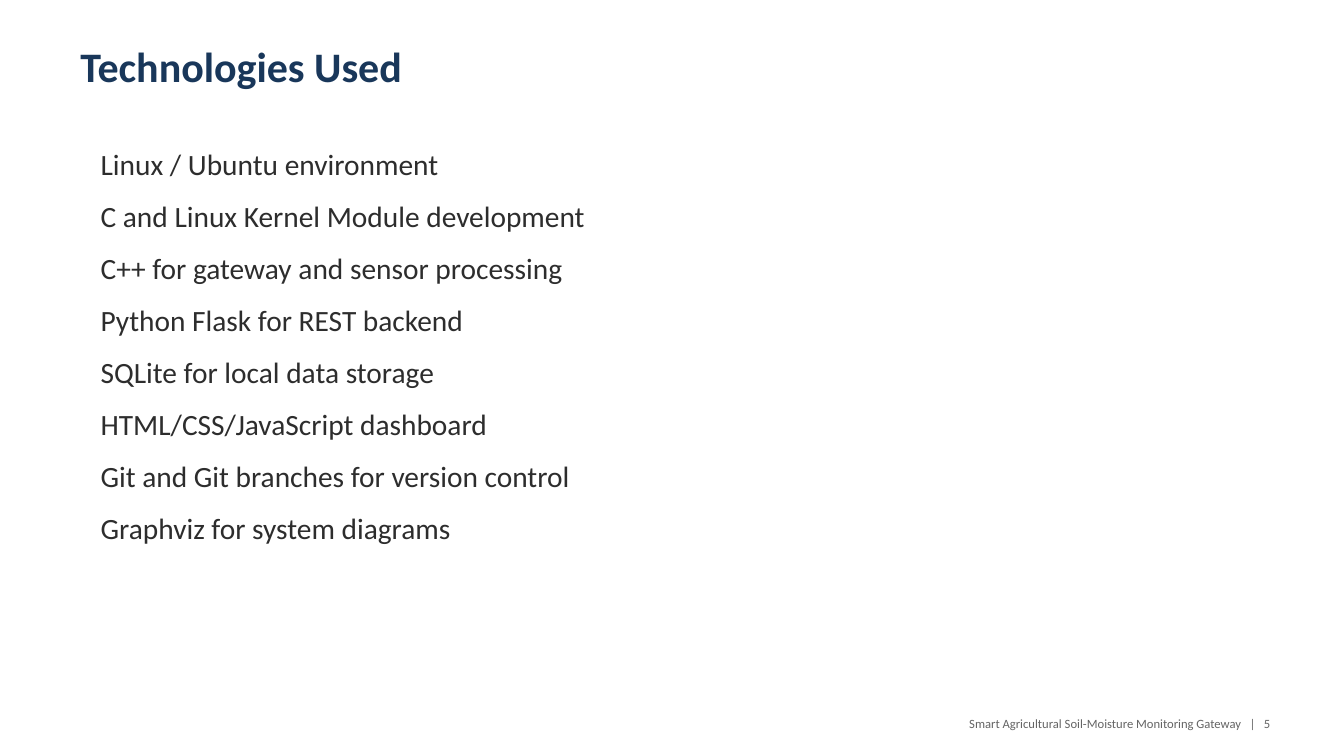
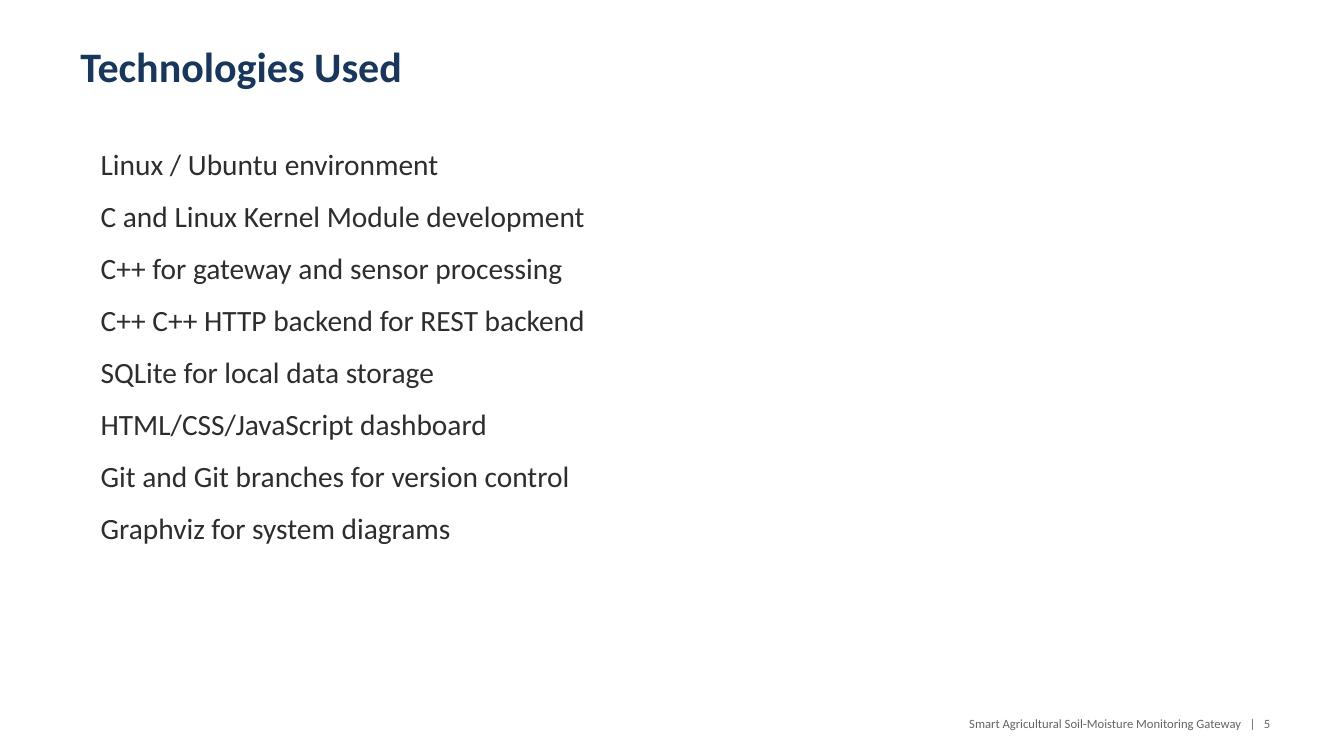
Before and after one commit to anshumanpattnaik153-ctrl/soil-moisture-gateway, a slide deck: slide 5 of docs/final/soil_moisture_gateway_presentation.pptx. Drawn at 1344x756 pixels with LibreOffice and Linux fonts; fonts in the diff are those of the drawing. Boxes give left, top, right and bottom in pixels: in the first picture for what was removed or moved away, otherwise in the second. Text is boxed around its words. In the diff, an @@ line names an element or a change of style, - is before the commit and + after.

```diff
--- a/docs/final/soil_moisture_gateway_presentation.pptx
+++ b/docs/final/soil_moisture_gateway_presentation.pptx
@@ text at [101,310,585,331]: text changed @@
-Python Flask for REST backend
+C++ C++ HTTP backend for REST backend
```
Also in this commit, not shown: 4 other slides changed, 1 other file.
